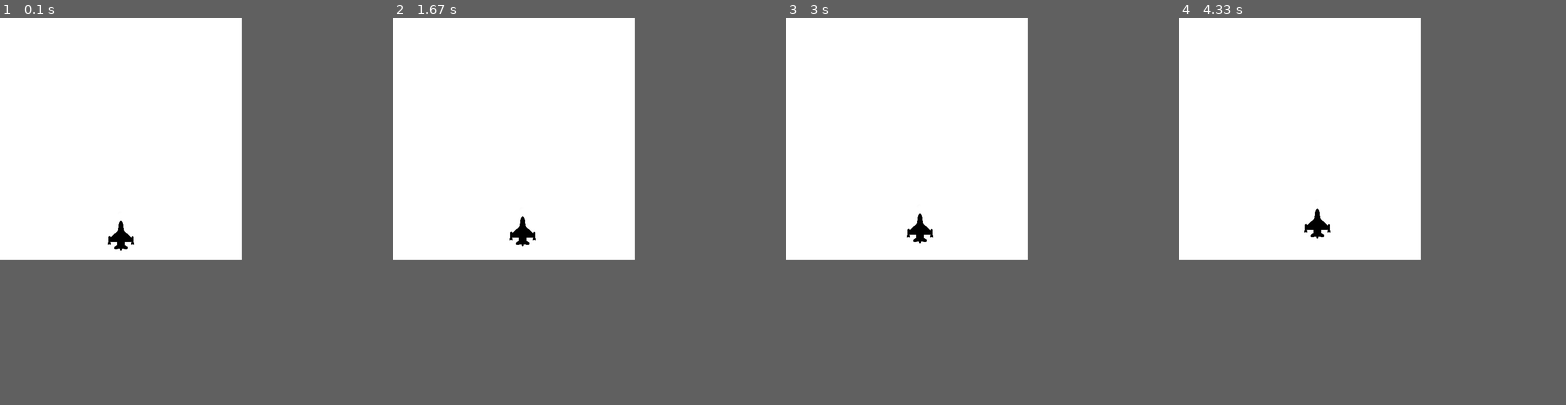
Above: before the commit, frames 1-4 (left to right).
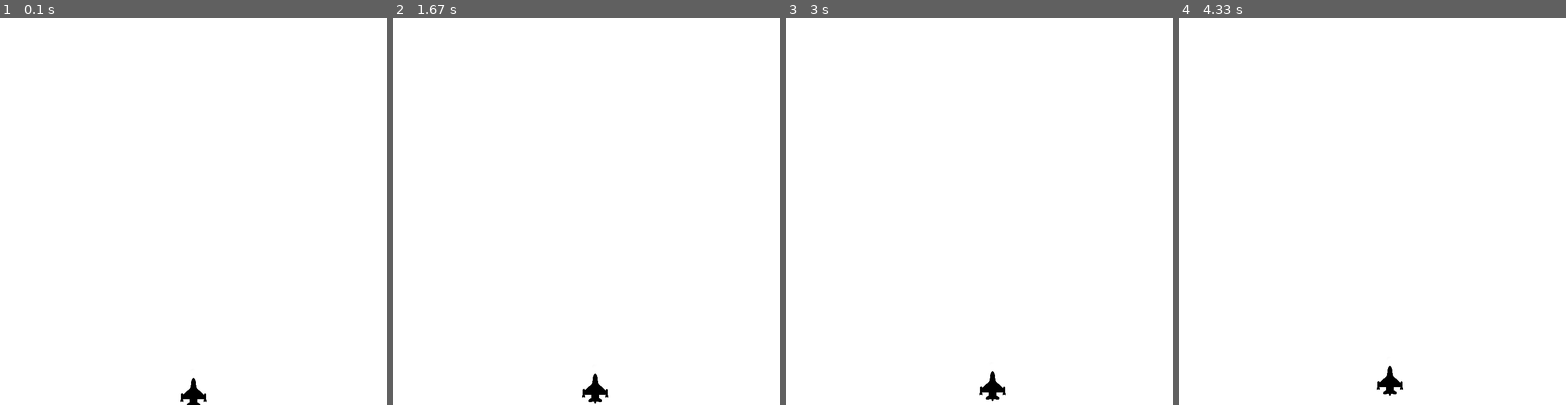
Above: after the commit, the same moments.

Repository: eunsu28/pygame_project
Game: pygame game, started from main.py
Same seed, same stepped clock (60 frames per second), same inputs: the game is played once before the commit and once after it.
Inputs:
- Up to frame 1 (0.1 s): no input
- Up to frame 2 (1.67 s): hold D 0.33-0.8 s; hold W 0.83-1.13 s; hold D 1.17-1.63 s
- Up to frame 3 (3 s): hold A 1.67-2.2 s; hold S 2.23-2.53 s; hold A 2.57-2.97 s
- Up to frame 4 (4.33 s): hold W 3-3.37 s; hold D 3.4-4.03 s; hold S from 4.07 s (still down)
The window is 500x500 before the commit and 800x800 after it. Grey fills any space a smaller window leaves; there, only what the larger window draws over its background counts as a difference.

The runs differ from the first frame. In frame 1, 0.4% of the frame differs, in the area x 27-54%, y 52-100%; in frame 2, 0.5%, in the area x 30-56%, y 51-100%; in frame 3, 0.5%; in frame 4, 0.5%.

Commit message:
dfdffgsdfgasfdfa

Diff:
--- a/main.py
+++ b/main.py
@@ -5,14 +5,14 @@
 
 #character
 character = pygame.image.load("jet.png")
-character_x = 200
-character_y = 400
+character_x = 350
+character_y = 725
 x = 0
 y = 0
 
 #basic settings
 pygame.init()
-DISPLAYSURF = pygame.display.set_mode((500, 500))
+DISPLAYSURF = pygame.display.set_mode((800, 800))
 pygame.display.set_caption('GAME')
 color = (255, 255, 255)
 red = (255, 0, 0)
@@ -40,11 +40,11 @@
     DISPLAYSURF.fill(color)
     DISPLAYSURF.blit(character, (character_x, character_y))
 
-    if character_x > 425 or character_x < -25:
+    if character_x > 725 or character_x < -25:
         pygame.display.set_caption("GAME OVER")
         DISPLAYSURF.fill(red)
         running = False
-    if character_y > 425 or character_y < -25:
+    if character_y > 725 or character_y < -25:
         pygame.display.set_caption("GAME OVER")
         DISPLAYSURF.fill(red)
         running = False
